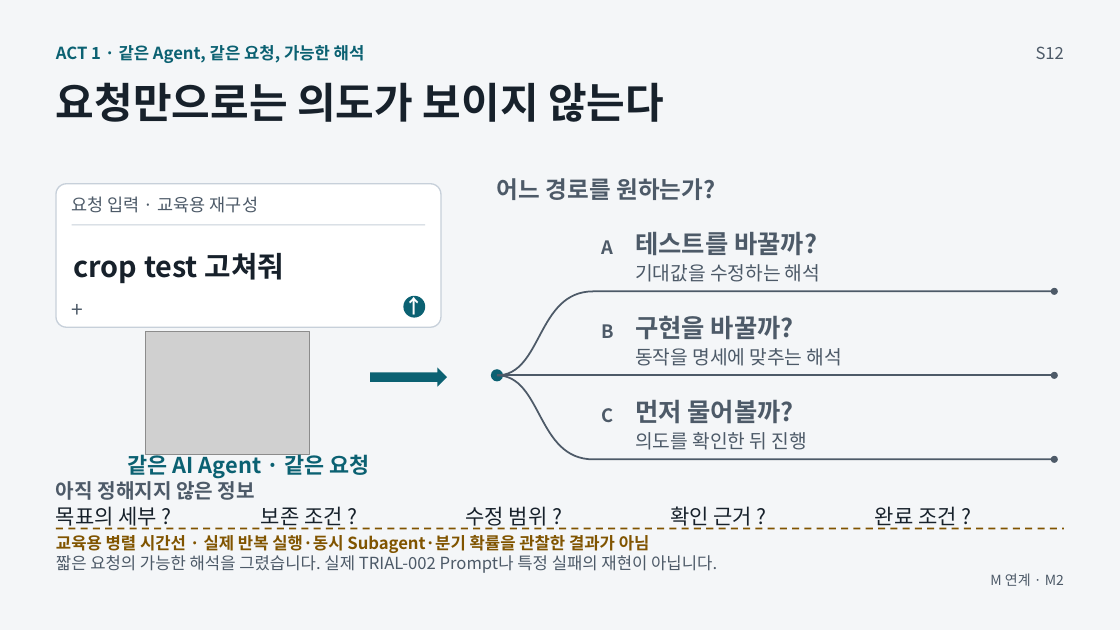
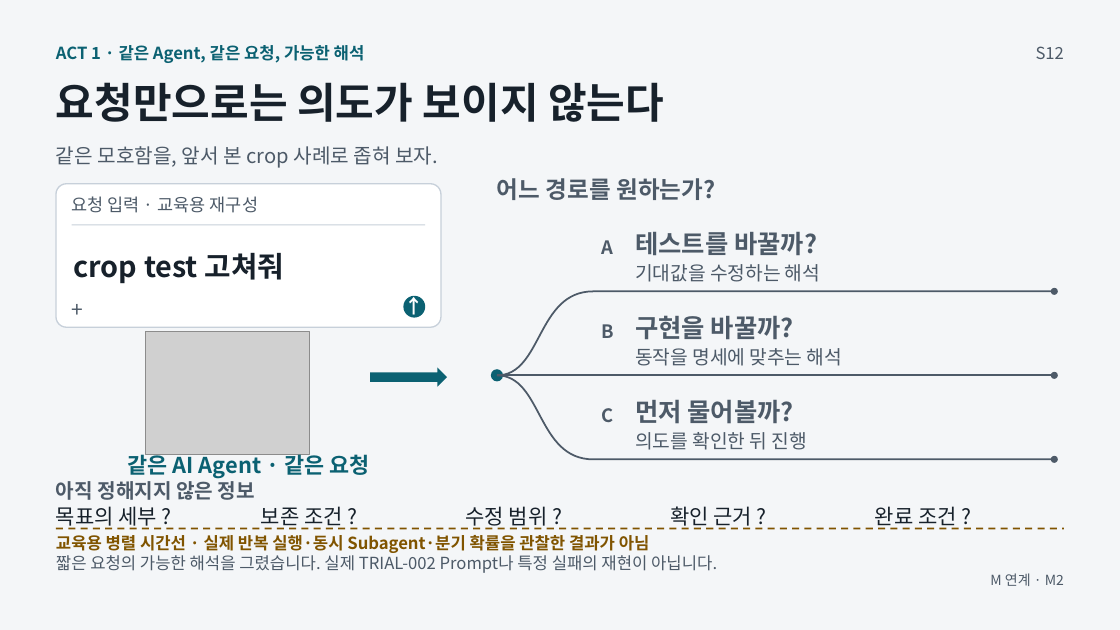
Before and after one commit to GideokKim/ai-dev-training, a slide deck: slide 2 of production/ACT_1.pptx. Drawn at 1120x630 pixels with LibreOffice and Linux fonts; fonts in the diff are those of the drawing; grey boxes stand for pictures. Boxes give left, top, right and bottom in pixels: in the first picture for what was removed or moved away, otherwise in the second. Text is boxed around its words. In the diff, an @@ line names an element or a change of style, - is before the commit and + after.

```diff
--- a/production/ACT_1.pptx
+++ b/production/ACT_1.pptx
@@ text added at (56,146,438,168), 17.2 pt, text #4D5A68 @@
+같은 모호함을, 앞서 본 crop 사례로 좁혀 보자.
```
Also in this commit, not shown: 12 other slides changed, 46 other files.
